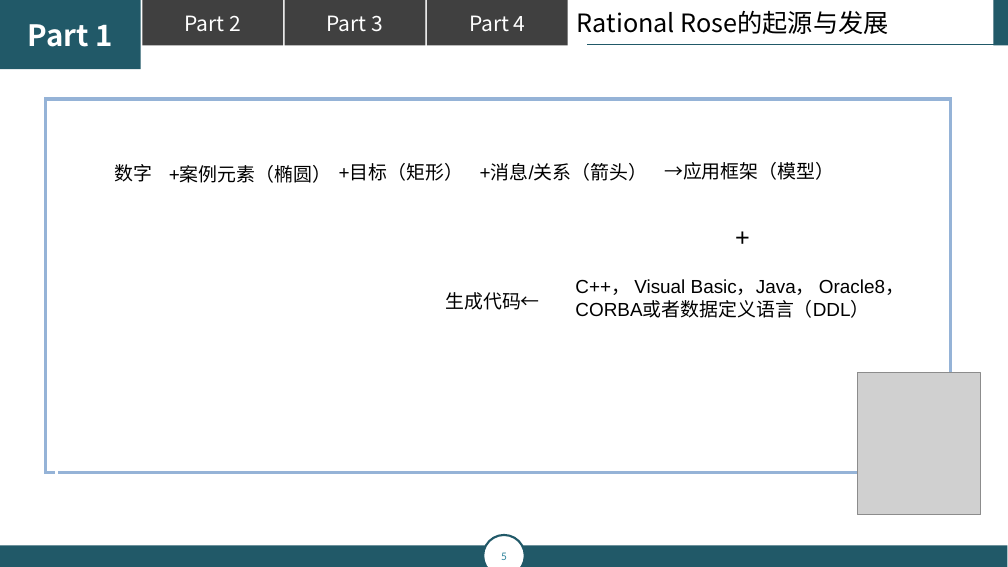
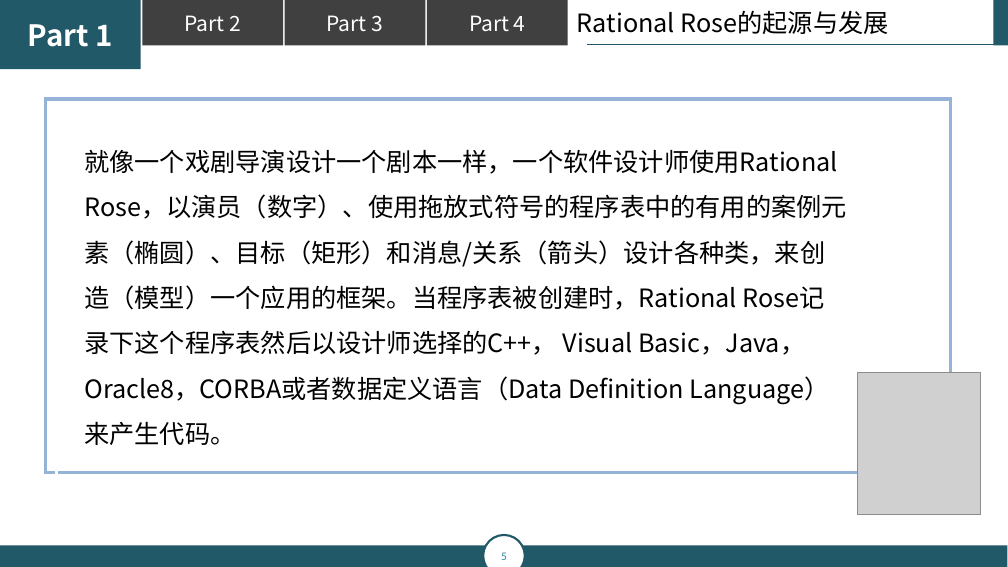
Before and after one commit to popopoi/PRD2018-G07, a slide deck: slide 5 of 翻转课堂PPT/PRD2018-G07-第五周翻转课堂PPT.pptx. Drawn at 1008x567 pixels with LibreOffice and Linux fonts; fonts in the diff are those of the drawing; grey boxes stand for pictures. Boxes give left, top, right and bottom in pixels: in the first picture for what was removed or moved away, otherwise in the second. Text is boxed around its words. In the diff, an @@ line names an element or a change of style, - is before the commit and + after.

```diff
--- a/翻转课堂PPT/PRD2018-G07-第五周翻转课堂PPT.pptx
+++ b/翻转课堂PPT/PRD2018-G07-第五周翻转课堂PPT.pptx
@@ text added at bbox=[84, 149, 847, 445], 24 pt, text #000000 @@
+就像一个戏剧导演设计一个剧本一样，一个软件设计师使用Rational Rose，以演员（数字）、使用拖放式符号的程序表中的有用的案例元素（椭圆）、目标（矩形）和消息/关系（箭头）设计各种类，来创造（模型）一个应用的框架。当程序表被创建时，Rational Rose记录下这个程序表然后以设计师选择的C++， Visual Basic，Java， Oracle8，CORBA或者数据定义语言（Data Definition Language）来产生代码。
@@ text removed at bbox=[114, 164, 152, 182] @@
-数字
@@ text removed at bbox=[169, 166, 331, 183] @@
-+案例元素（椭圆）
@@ text removed at bbox=[339, 165, 463, 181] @@
-+目标（矩形）
@@ text removed at bbox=[480, 165, 648, 181] @@
-+消息/关系（箭头）
@@ text removed at bbox=[664, 162, 834, 180] @@
-→应用框架（模型）
@@ text removed at bbox=[445, 292, 540, 310] @@
-生成代码←
@@ text removed at bbox=[575, 279, 904, 318] @@
-+
-C++， Visual Basic，Java， Oracle8，
-CORBA或者数据定义语言（DDL）
```
Also in this commit, not shown: 35 other slides changed, 15 slides removed.
